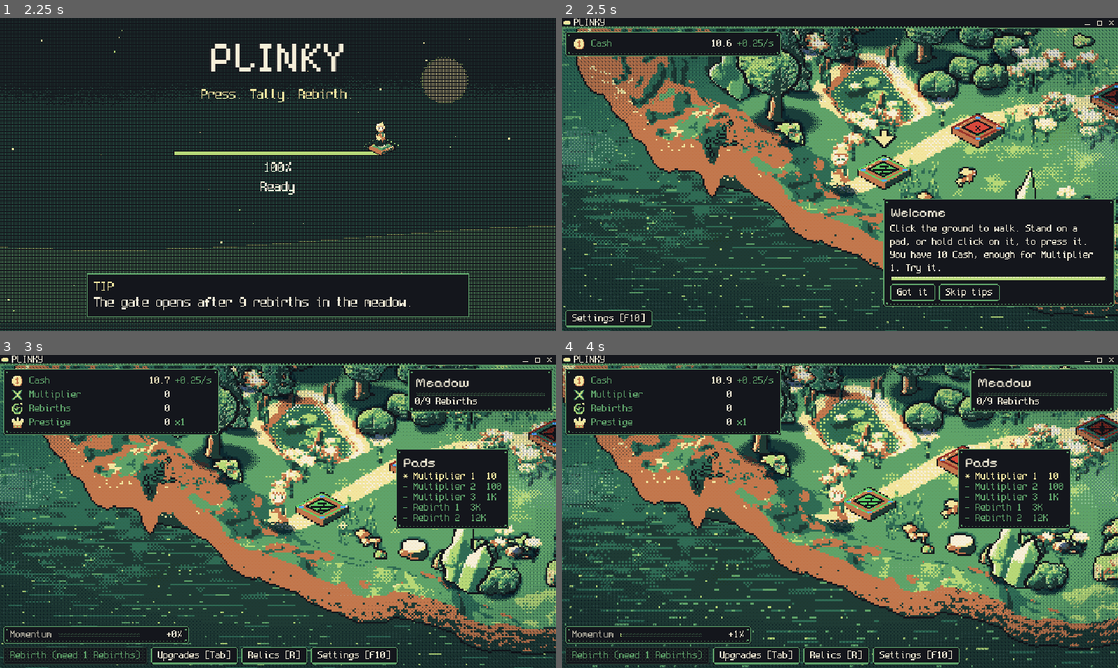
Above: before the commit, frames 1-4 (two rows, left to right).
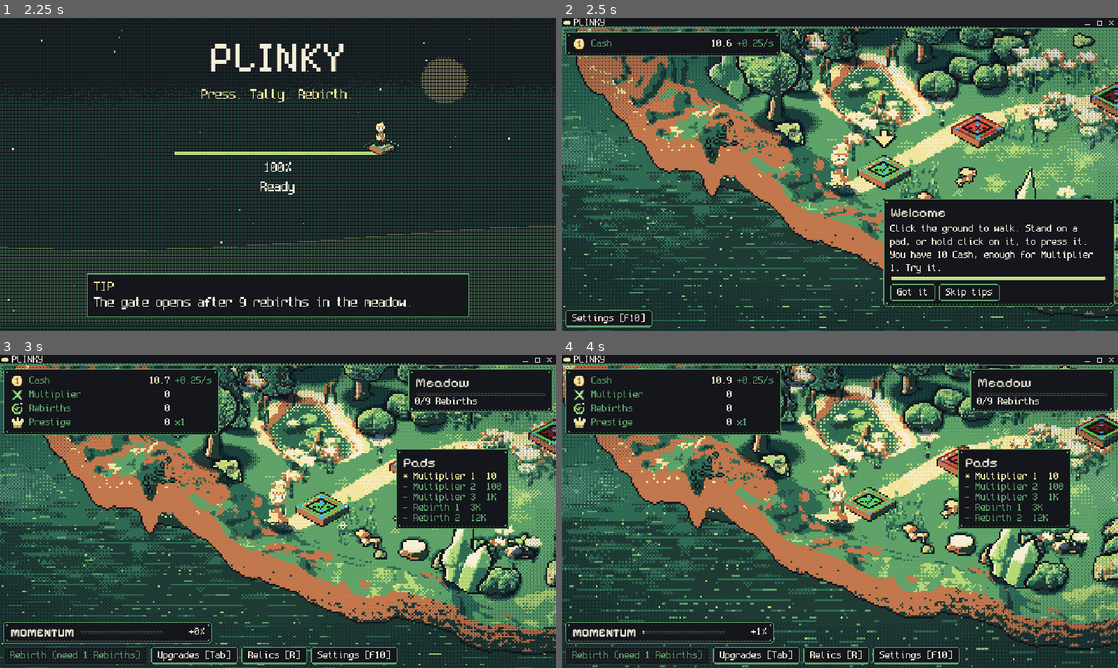
Above: after the commit, the same moments.

Repository: FreezingShock/Plinky
Game: Godot game, scene res://boot/boot.tscn
Two runs of this game, one before a commit and one after it. Both use one fixed random seed, a clock stepped at 60 frames per second and the inputs below.
Inputs (mouse positions are in pixels of both pictures, inside the frame that each line leads up to):
- Up to frame 1 (2.25 s): tap Enter (ui_accept) at 0.5, 0.77, 1.07 s; move the mouse to (400, 158) at 0.52 s; hold D 0.53-1.25 s; tap Space at 0.6 s; click (400, 158) at 0.67 s; drag from (166, 190) to (250, 237) at 1.27 s; move the mouse to (333, 105) at 2.02 s; hold D from 2.03 s (still down); tap 2 at 2.1 s
- Up to frame 2 (2.5 s): keep holding D
- Up to frame 3 (3 s): release D at 2.75 s; click "Skip tips" at 2.75 s
- Up to frame 4 (4 s): drag from (812, 574) to (673, 464) at 3.52 s

Frame 1 is identical in both runs. In frame 2, 0.2% of the frame differs, in the area x 54-100%, y 21-52%; in frame 3, 1.2%; in frame 4, 1.3%, in the area x 0-100%, y 19-93%.

Commit message:
Pads: unique emblems, bigger inlay, rarity frames; Momentum label in bold caps
Co-Authored-By: Claude Sonnet 5.5 <noreply@anthropic.com>
Claude-Session: https://claude.ai/code/session_01Pmx9dTPz6cri7VWy3YYTZV

Diff:
--- a/content/buttons/c1.tres
+++ b/content/buttons/c1.tres
@@ -5,6 +5,7 @@
 [resource]
 script = ExtResource("1")
 id = &"c1"
+rarity = &"epic"
 zone = &"larkmoor"
 row = &"rebirth"
 row_index = 1
--- a/content/buttons/e1.tres
+++ b/content/buttons/e1.tres
@@ -5,6 +5,7 @@
 [resource]
 script = ExtResource("1")
 id = &"e1"
+rarity = &"legendary"
 zone = &"larkmoor"
 row = &"rebirth"
 row_index = 3
--- a/content/buttons/f1.tres
+++ b/content/buttons/f1.tres
@@ -5,6 +5,7 @@
 [resource]
 script = ExtResource("1")
 id = &"f1"
+rarity = &"uncommon"
 zone = &"zone2"
 row = &"forge"
 row_index = 0
--- a/content/buttons/f2.tres
+++ b/content/buttons/f2.tres
@@ -5,6 +5,7 @@
 [resource]
 script = ExtResource("1")
 id = &"f2"
+rarity = &"rare"
 zone = &"zone2"
 row = &"forge"
 row_index = 1
--- a/content/buttons/f3.tres
+++ b/content/buttons/f3.tres
@@ -5,6 +5,7 @@
 [resource]
 script = ExtResource("1")
 id = &"f3"
+rarity = &"epic"
 zone = &"zone2"
 row = &"forge"
 row_index = 2
--- a/content/buttons/g1.tres
+++ b/content/buttons/g1.tres
@@ -5,6 +5,7 @@
 [resource]
 script = ExtResource("1")
 id = &"g1"
+rarity = &"common"
 zone = &"larkmoor"
 row = &"multiplier"
 row_index = 0
--- a/content/buttons/g2.tres
+++ b/content/buttons/g2.tres
@@ -5,6 +5,7 @@
 [resource]
 script = ExtResource("1")
 id = &"g2"
+rarity = &"common"
 zone = &"larkmoor"
 row = &"multiplier"
 row_index = 1
--- a/content/buttons/h1.tres
+++ b/content/buttons/h1.tres
@@ -5,6 +5,7 @@
 [resource]
 script = ExtResource("1")
 id = &"h1"
+rarity = &"uncommon"
 zone = &"larkmoor"
 row = &"multiplier"
 row_index = 2
--- a/content/buttons/h2.tres
+++ b/content/buttons/h2.tres
@@ -5,6 +5,7 @@
 [resource]
 script = ExtResource("1")
 id = &"h2"
+rarity = &"uncommon"
 zone = &"larkmoor"
 row = &"multiplier"
 row_index = 3
--- a/content/buttons/l1.tres
+++ b/content/buttons/l1.tres
@@ -5,6 +5,7 @@
 [resource]
 script = ExtResource("1")
 id = &"l1"
+rarity = &"legendary"
 zone = &"larkmoor"
 row = &"rebirth"
 row_index = 2
--- a/content/buttons/m1.tres
+++ b/content/buttons/m1.tres
@@ -5,6 +5,7 @@
 [resource]
 script = ExtResource("1")
 id = &"m1"
+rarity = &"common"
 zone = &"zone1"
 row = &"multiplier"
 row_index = 0
--- a/content/buttons/m2.tres
+++ b/content/buttons/m2.tres
@@ -5,6 +5,7 @@
 [resource]
 script = ExtResource("1")
 id = &"m2"
+rarity = &"common"
 zone = &"zone1"
 row = &"multiplier"
 row_index = 1
--- a/content/buttons/m3.tres
+++ b/content/buttons/m3.tres
@@ -5,6 +5,7 @@
 [resource]
 script = ExtResource("1")
 id = &"m3"
+rarity = &"uncommon"
 zone = &"zone1"
 row = &"multiplier"
 row_index = 2
--- a/content/buttons/o1.tres
+++ b/content/buttons/o1.tres
@@ -5,6 +5,7 @@
 [resource]
 script = ExtResource("1")
 id = &"o1"
+rarity = &"epic"
 zone = &"larkmoor"
 row = &"rebirth"
 row_index = 0
--- a/content/buttons/r1.tres
+++ b/content/buttons/r1.tres
@@ -5,6 +5,7 @@
 [resource]
 script = ExtResource("1")
 id = &"r1"
+rarity = &"rare"
 zone = &"zone1"
 row = &"rebirth"
 row_index = 0
--- a/content/buttons/r2.tres
+++ b/content/buttons/r2.tres
@@ -5,6 +5,7 @@
 [resource]
 script = ExtResource("1")
 id = &"r2"
+rarity = &"epic"
 zone = &"zone1"
 row = &"rebirth"
 row_index = 1
--- a/content/buttons/t1.tres
+++ b/content/buttons/t1.tres
@@ -5,6 +5,7 @@
 [resource]
 script = ExtResource("1")
 id = &"t1"
+rarity = &"rare"
 zone = &"larkmoor"
 row = &"multiplier"
 row_index = 4
--- a/content/buttons/t2.tres
+++ b/content/buttons/t2.tres
@@ -5,6 +5,7 @@
 [resource]
 script = ExtResource("1")
 id = &"t2"
+rarity = &"rare"
 zone = &"larkmoor"
 row = &"multiplier"
 row_index = 5
--- a/core/sim.gd
+++ b/core/sim.gd
@@ -165,6 +165,12 @@
 	var rm: BigNum = BigNum.from_float(relics.multiplier(RelicDef.Effect.CASH_MULT)) if d.relics_boost_income and relics != null else BigNum.one()
 	rm = rm.mul(BigNum.from_float(1.0 + momentum * config.momentum_max_bonus))
 	return Formulas.income(z.base_cash_per_second, boost, pm, rm)
+
+
+## Rarity id of a pad (&"common" when unknown).
+func pad_rarity(button_id: StringName) -> StringName:
+	var b: ButtonDef = button_defs.get(button_id) as ButtonDef
+	return b.rarity if b != null else &"common"
 
 
 func can_afford(button_id: StringName) -> bool:
--- a/data/button_def.gd
+++ b/data/button_def.gd
@@ -3,6 +3,8 @@
 ## One button pad. Scenes reference it by id and hold no numbers.
 
 @export var id: StringName
+## Pad rarity: common, uncommon, rare, epic or legendary (content/rarities). Frames the plate and shows in the tooltip.
+@export var rarity: StringName = &"common"
 @export var zone: StringName
 @export var row: StringName
 @export var row_index: int = 0
--- a/ui/momentum_meter.gd
+++ b/ui/momentum_meter.gd
@@ -21,8 +21,16 @@
 	h.mouse_filter = Control.MOUSE_FILTER_IGNORE
 	add_child(h)
 	var cap := Label.new()
-	cap.text = "Momentum"
-	cap.modulate = Color(1, 1, 1, 0.7)
+	# The display face used on item titles, in capitals and emboldened, so the meter reads as a title at the bottom.
+	var face := FontVariation.new()
+	face.base_font = preload("res://fonts/PixelifySans.ttf")
+	face.variation_embolden = 0.6
+	cap.text = "MOMENTUM"
+	cap.add_theme_font_override("font", face)
+	cap.add_theme_font_size_override("font_size", 14)
+	cap.add_theme_color_override("font_color", Color("f6efd9"))
+	cap.add_theme_color_override("font_outline_color", Color("14161c"))
+	cap.add_theme_constant_override("outline_size", 2)
 	h.add_child(cap)
 	var bar_box := CenterContainer.new()
 	bar_box.mouse_filter = Control.MOUSE_FILTER_IGNORE
--- a/world/texel_pad.gd
+++ b/world/texel_pad.gd
@@ -26,8 +26,8 @@
 const STAT_COLORS: Dictionary = {
 	&"mult": Color("55aaff"), &"reb": Color("c77dff"), &"slag": Color("ffaa00"),
 }
-## Unique inlay motif per pad, picked from its id: 0 solid, 1 quartered, 2 ring, 3 stripes.
-var variant: int = 0
+var rarity: RarityDef
+var emblem_bits: int = 0  # 15 bits: the unique pattern for this pad
 var stat_color: Color = Color("f6efd9")
 
 enum PadState { FAR, CLOSE, READY }
@@ -46,7 +46,8 @@
 
 
 func _ready() -> void:
-	variant = absi(String(button_id).hash()) % 4
+	emblem_bits = absi(String(button_id).hash()) & 0x7FFF
+	rarity = load("res://content/rarities/%s.tres" % GameState.sim.pad_rarity(button_id)) as RarityDef
 	var b: ButtonDef = GameState.sim.button_defs.get(button_id) as ButtonDef
 	if b != null:
 		stat_color = STAT_COLORS.get(b.reward_stat, stat_color)
@@ -228,8 +229,8 @@
 		rim = palette[7]
 	draw_polyline(_diamond_at(1.0, top), rim, 1.0)
 	# Inset: green when buyable, red when not, with a green gauge filling as you earn the cost. Each pad has its own motif.
-	var ihx: int = 8
-	var ihy: int = 4
+	var ihx: int = 10
+	var ihy: int = 5
 	var buy: Color = BUY_GREEN
 	if st == PadState.READY:
 		if glow != null and glow.flash_t > 0.0:
@@ -249,17 +250,13 @@
 					continue
 				var w: int = roundi(float(ihx) * (1.0 - absf(float(dy)) / (float(ihy) + 0.5)))
 				draw_rect(Rect2(-w, top + dy, w * 2 + 1, 1), BUY_GREEN.darkened(0.2))
-	# Unique motif cut into the inlay in ink, so every pad has its own face.
-	match variant:
-		1:
-			draw_rect(Rect2(-ihx + 2, top, ihx * 2 - 3, 1), ink)
-			draw_rect(Rect2(0, top - ihy + 1, 1, ihy * 2 - 1), ink)
-		2:
-			draw_polyline(_diamond_at(0.3, top), ink, 1.0)
-		3:
-			for dy in [-2, 0, 2]:
-				var w2: int = roundi(float(ihx) * (1.0 - absf(float(dy)) / (float(ihy) + 0.5))) - 2
-				draw_rect(Rect2(-w2, top + dy, w2 * 2 + 1, 1), ink)
+	# Rarity frame: a second ring just inside the rim in the tier colour (Common has none). Legendary adds corner studs.
+	if rarity != null and rarity.rank > 0:
+		draw_polyline(_diamond_at(0.86, top), rarity.color, 1.0)
+		if rarity.rank >= 4:
+			for c: Vector2i in [Vector2i(-hx + 4, 0), Vector2i(hx - 4, 0), Vector2i(0, -hy + 2), Vector2i(0, hy - 2)]:
+				draw_rect(Rect2(c.x, top + c.y, 1, 1), Color.WHITE)
+	_draw_emblem(top, ink)
 	# Stat colour: a gem on each corner of the plate plus a centre pip.
 	for g: Vector2i in [Vector2i(-hx + 2, 0), Vector2i(hx - 2, 0), Vector2i(0, -hy + 1), Vector2i(0, hy - 1)]:
 		draw_rect(Rect2(g.x - 1, top + g.y, 3 if g.y == 0 else 3, 1), stat_color)
@@ -276,6 +273,26 @@
 		draw_polyline(_diamond_at(0.38, top), palette[7], 1.0)
 
 
+## Unique 5x5 emblem per pad (mirrored, so it reads as a badge), projected onto the 2:1 plate. The centre stays clear
+## for the buy-state tick or X; the spine in the stat colour.
+func _draw_emblem(top: int, ink: Color) -> void:
+	var bit: int = 0
+	for v in 5:
+		for u in 5:
+			var uu: int = mini(u, v)
+			var vv: int = maxi(u, v)
+			var idx: int = ((vv * (vv + 1)) >> 1) + uu   # 0..14 over the triangle
+			var on: bool = (emblem_bits >> idx) & 1 == 1
+			var spine: bool = u == v
+			if not on and not spine:
+				continue
+			var x: int = (u - v) * 2
+			var y: int = u + v - 4
+			if absi(x) <= 3 and absi(y) <= 1:
+				continue
+			draw_rect(Rect2(x - 1, top + y, 2, 1), stat_color if spine else ink)
+
+
 func _diamond_at(scale: float, y: int) -> PackedVector2Array:
 	var pts: PackedVector2Array = _diamond(scale)
 	for i in pts.size():
Not shown, changed: docs/decisions.md
